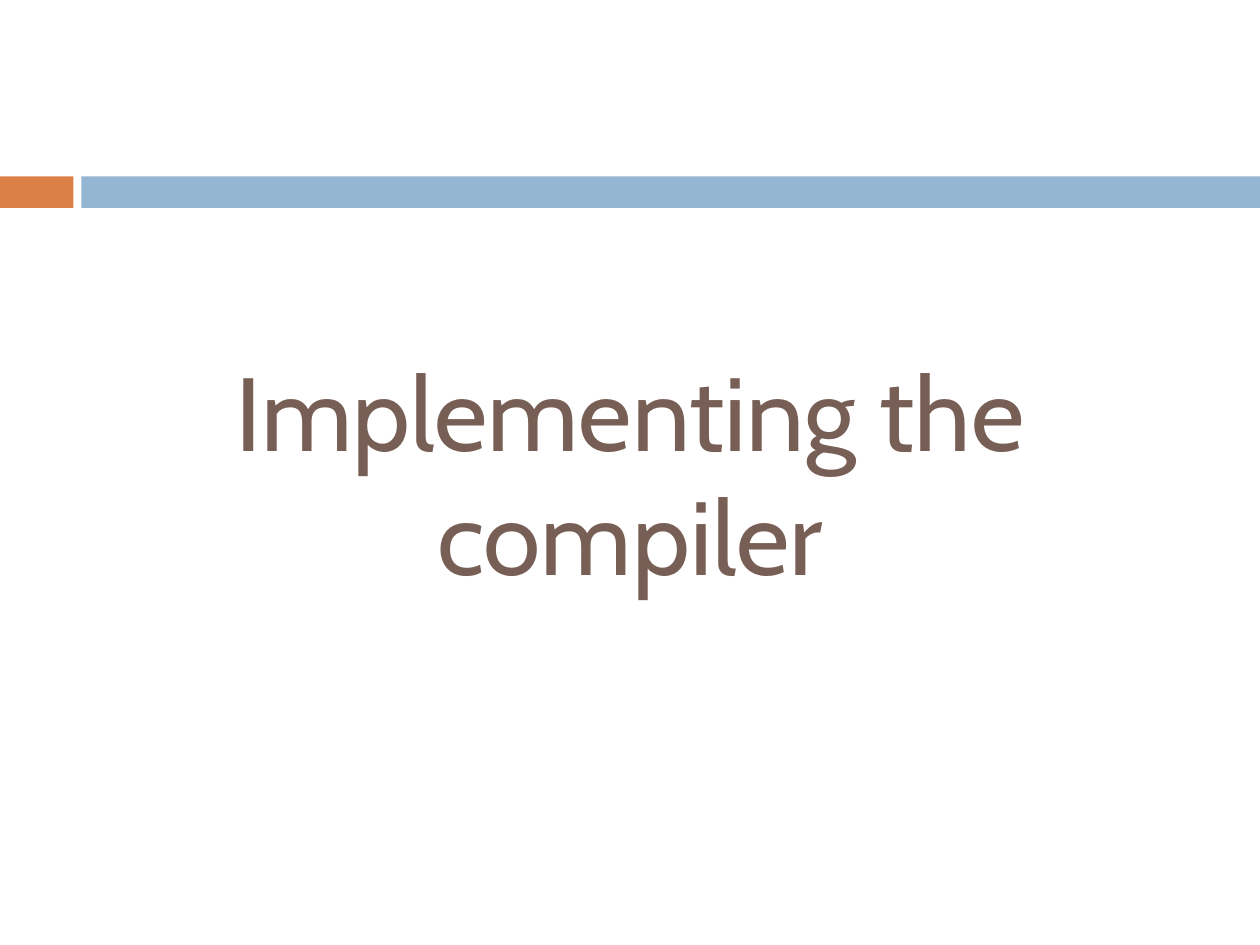
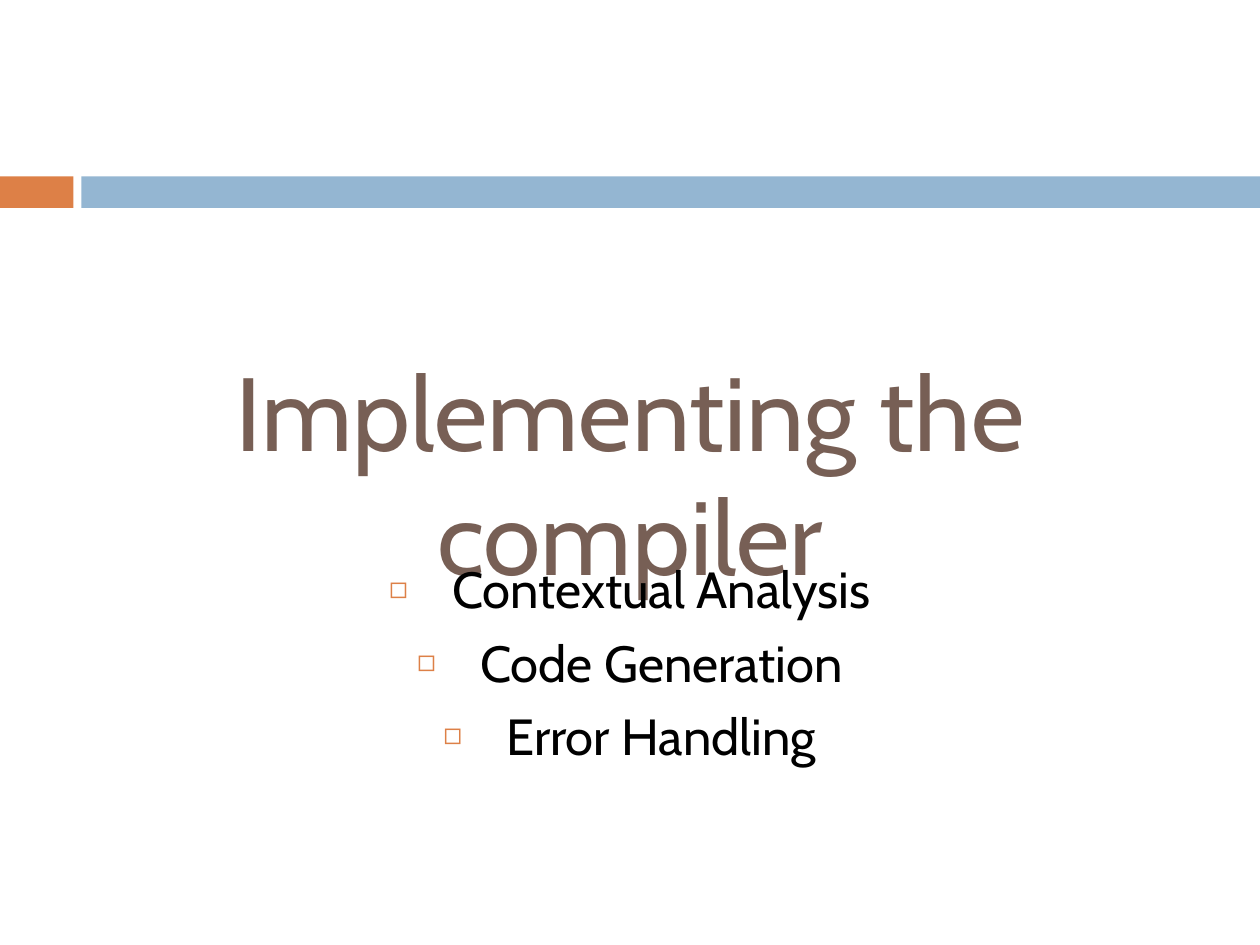
Before and after one commit to henrikklarup/sw402a, a slide deck: slide 19 of Project/præsentation/lasse.pptx. Drawn at 1260x945 pixels with LibreOffice and Linux fonts; fonts in the diff are those of the drawing. Boxes give left, top, right and bottom in pixels: in the first picture for what was removed or moved away, otherwise in the second. Text is boxed around its words. In the diff, an @@ line names an element or a change of style, - is before the commit and + after.

```diff
--- a/Project/præsentation/lasse.pptx
+++ b/Project/præsentation/lasse.pptx
@@ text added at [452,566,871,766], 29 pt, text #000000 @@
+◻ Contextual Analysis
+◻ Code Generation
+◻ Error Handling
```
Also in this commit, not shown: 4 other slides changed, 2 slides added.
